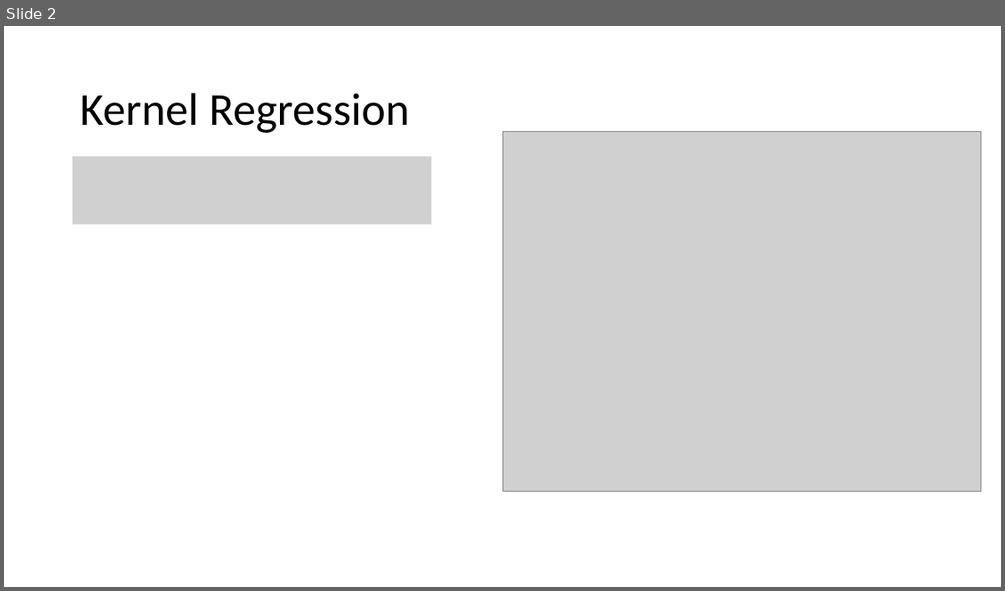
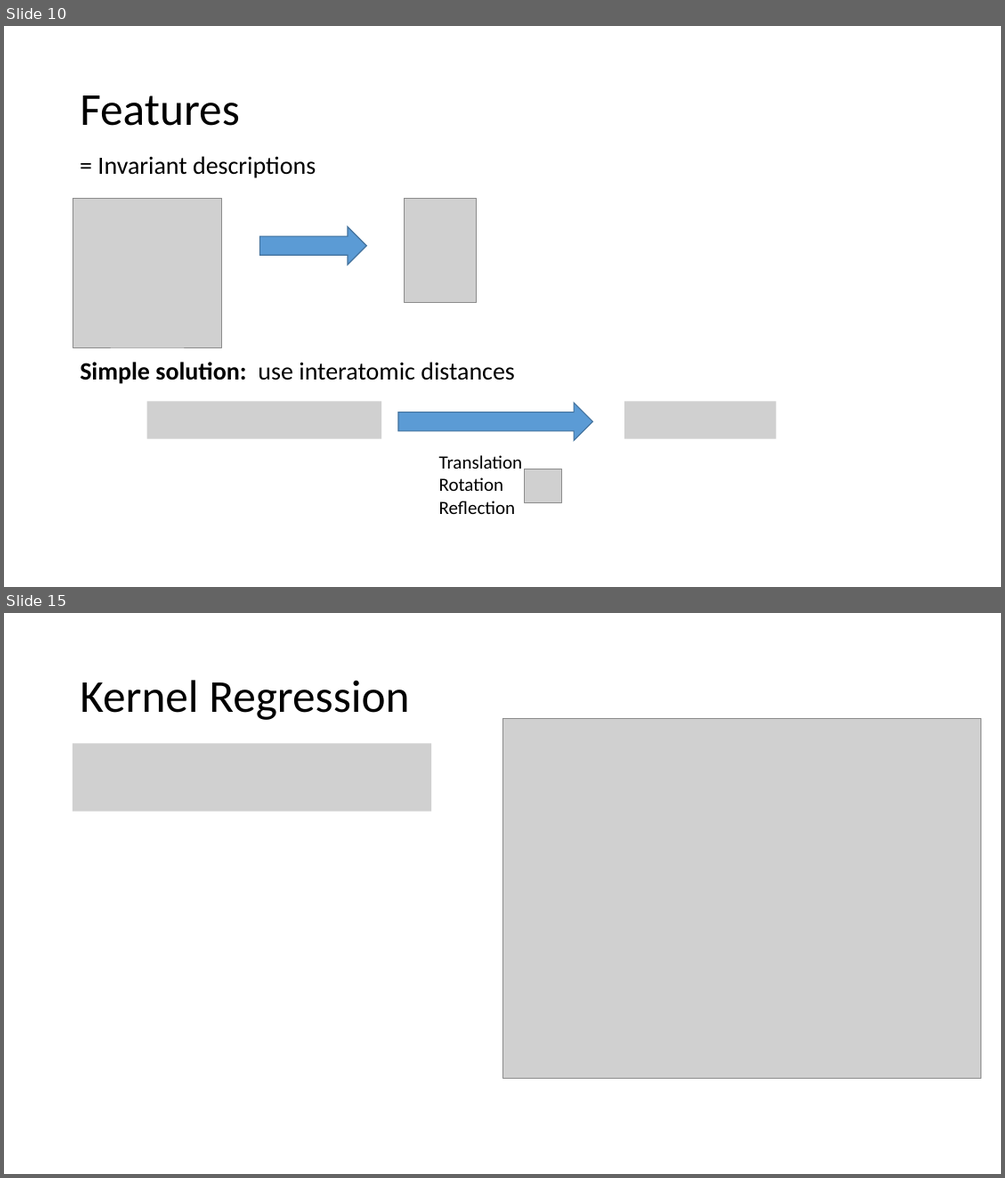
Before and after one commit to MaltheBisbo/learningForces, a slide deck: Presentations/2018-06-01-copenhagen.pptx. Shown one above the other, each under a label of ours: slide 2 before the commit, slides 10 and 15 after it; the slides between them are not shown. The pictures are 1005x591 and 1005x1178 pixels, drawn with LibreOffice and Linux fonts; fonts in the diff are those of the drawing; grey boxes stand for pictures. Boxes give left, top, right and bottom in pixels: in the first picture for what was removed or moved away, otherwise in the second. Text is boxed around its words. In the diff, an @@ line names an element or a change of style, - is before the commit and + after.

```diff
--- a/Presentations/2018-06-01-copenhagen.pptx
+++ b/Presentations/2018-06-01-copenhagen.pptx
@@ slide 10 added at (4,26,1001,587), background #FFFFFF @@
@@ title added at (80,95,239,126), 44 pt, text #000000 @@
+Features
@@ text added at (97,156,316,178), 24 pt, text #000000 @@
+= Invariant descriptions
@@ picture added at (73,198,222,347) @@
@@ picture added at (404,198,477,303) @@
@@ right arrow added at (259,227,367,265), fill #5B9BD5, outline #43739E 1 pt @@
@@ text added at (80,362,515,384), 24 pt, text #000000 @@
+Simple solution: use interatomic distances
@@ picture added at (146,402,381,439) @@
@@ right arrow added at (398,402,592,440), fill #5B9BD5, outline #43739E 1 pt @@
@@ picture added at (624,402,776,439) @@
@@ text added at (439,455,523,514), 18 pt, text #000000 @@
+Translation
+Rotation
+Reflection
@@ picture added at (525,468,562,502) @@
@@ what was slide 2 is now slide 15 @@
```
Also in this commit, not shown: 12 other slides added.
